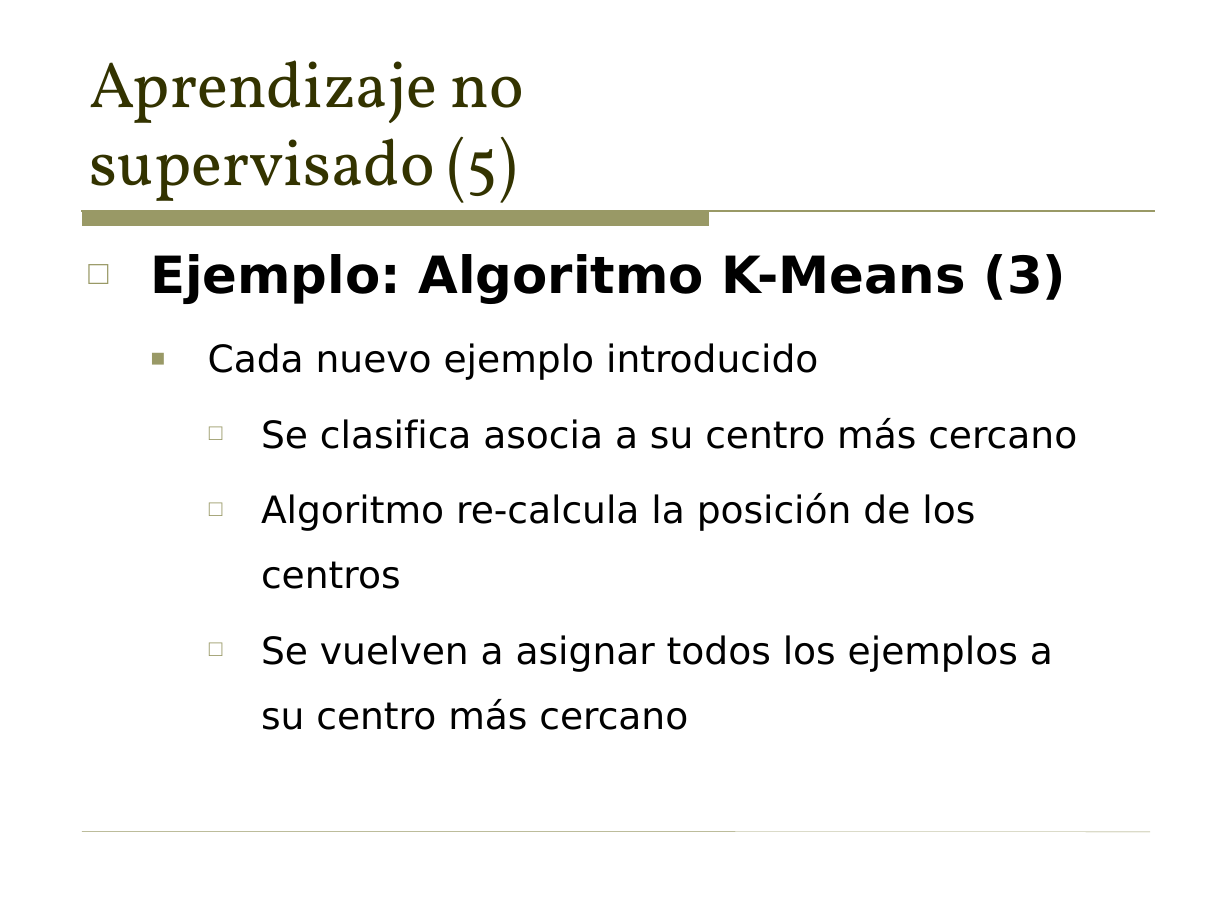
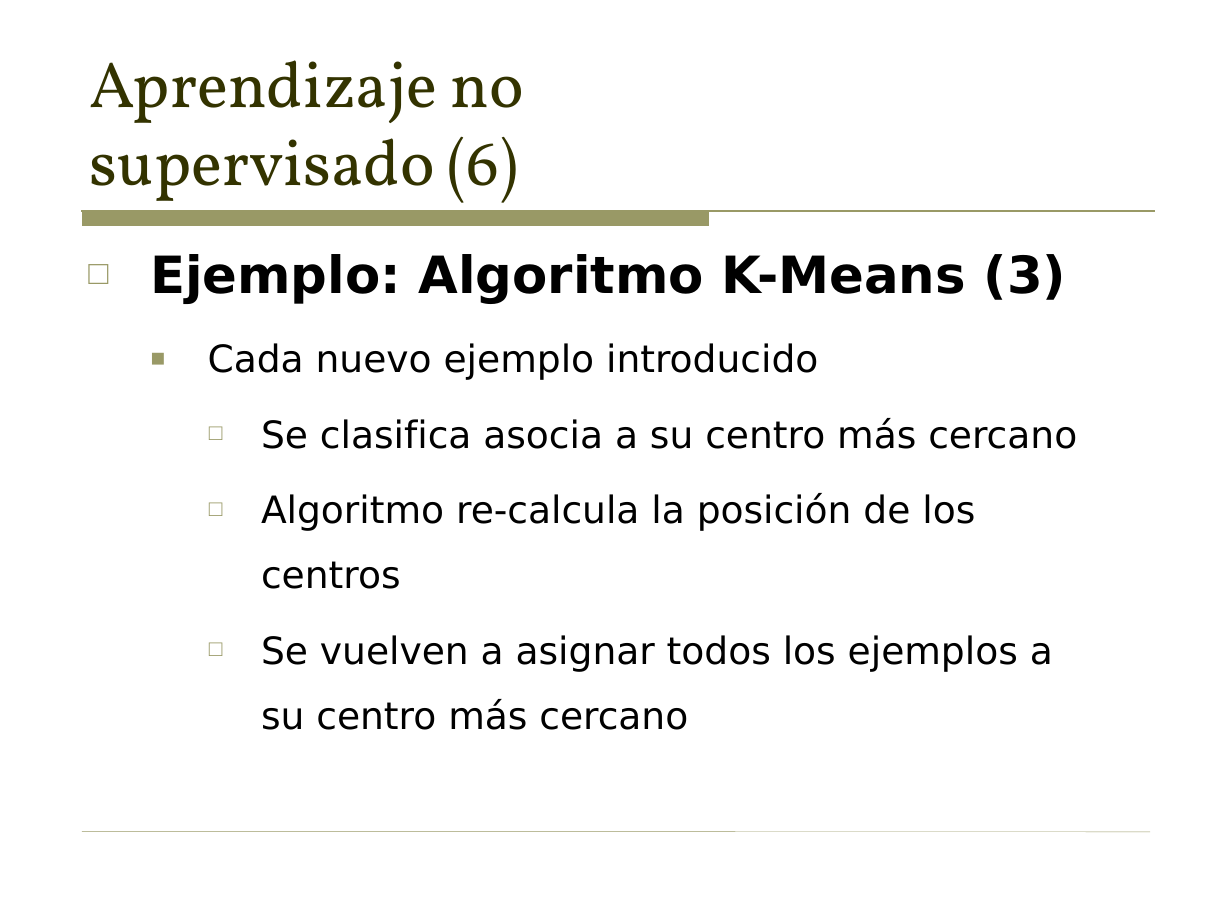
Before and after one commit to sergarb1/TallerAprendizajeAutomaticoPython, a slide deck: slide 34 of Taller - Introduccion al aprendizaje automatico (Supervisado y no supervisado).odp (slide 31 before the commit). Drawn at 1232x924 pixels with LibreOffice and Linux fonts; fonts in the diff are those of the drawing. Boxes give left, top, right and bottom in pixels: in the first picture for what was removed or moved away, otherwise in the second. Text is boxed around its words. In the diff, an @@ line names an element or a change of style, - is before the commit and + after.

```diff
--- a/Taller - Introduccion al aprendizaje automatico (Supervisado y no supervisado).odp
+++ b/Taller - Introduccion al aprendizaje automatico (Supervisado y no supervisado).odp
@@ title at (89,60,523,214): text changed @@
-Aprendizaje no
-supervisado (5)
+Aprendizaje no
+supervisado (6)
```
Also in this commit, not shown: 7 other slides changed, 3 slides added, 2 other files.
